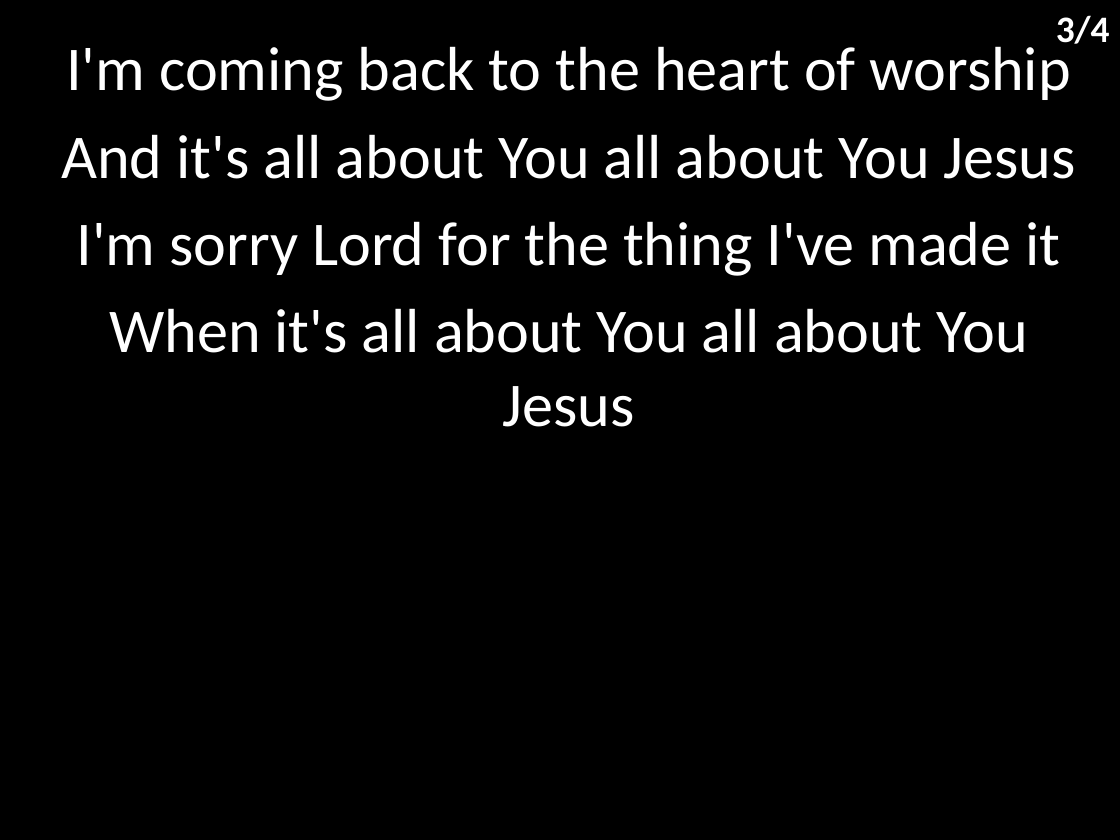
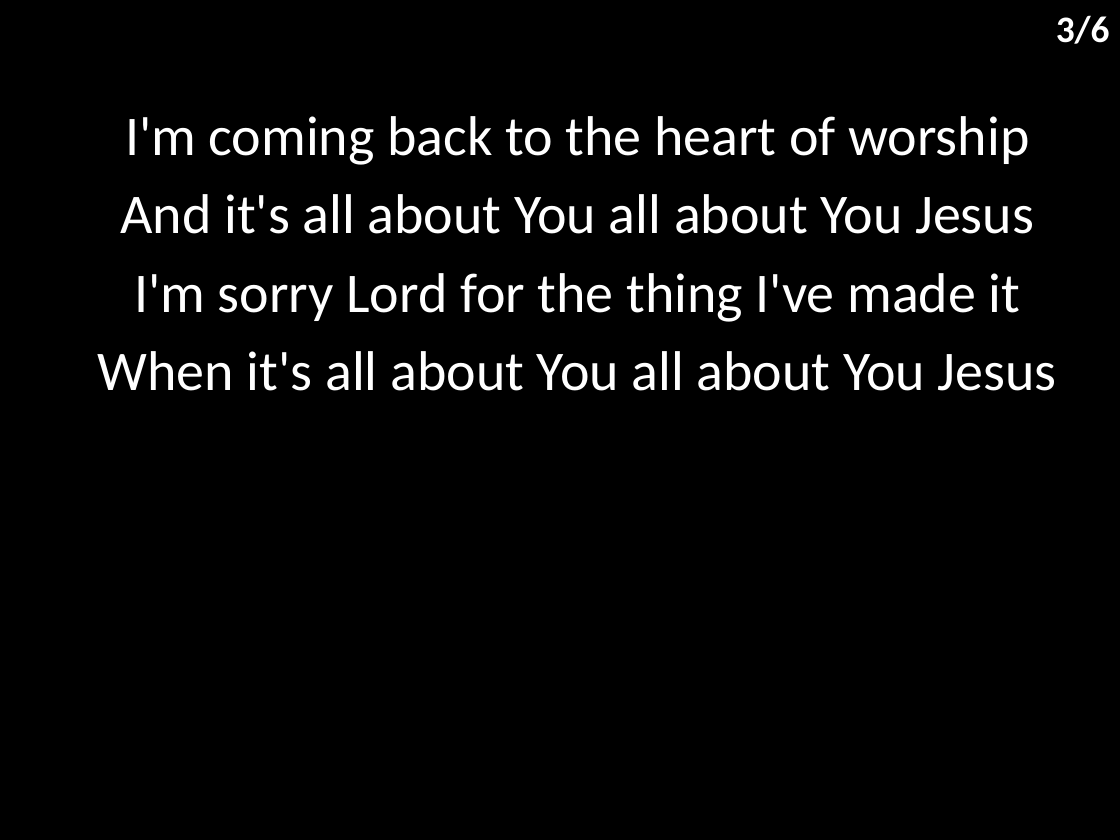
Before and after one commit to hoo-are-ya/worship, a slide deck: slide 4 of docs/songs/heart of worship.pptx. Drawn at 1120x840 pixels with LibreOffice and Linux fonts; fonts in the diff are those of the drawing. Boxes give left, top, right and bottom in pixels: in the first picture for what was removed or moved away, otherwise in the second. Text is boxed around its words. In the diff, an @@ line names an element or a change of style, - is before the commit and + after.

```diff
--- a/docs/songs/heart of worship.pptx
+++ b/docs/songs/heart of worship.pptx
@@ text at [1056,15,1110,44]: text changed @@
-3/4
+3/6
@@ subtitle "I'm coming back to the ...": place and size @@
-subtitle "I'm coming back to the ..." at [61,39,1076,427]
+subtitle "I'm coming back to the ..." at [98,116,1057,391]
@@ subtitle "I'm coming back to the ..." at [98,116,1057,391]: size 40 to 36 pt @@
```
Also in this commit, not shown: 3 other slides changed, 2 slides added, 4 other files.
